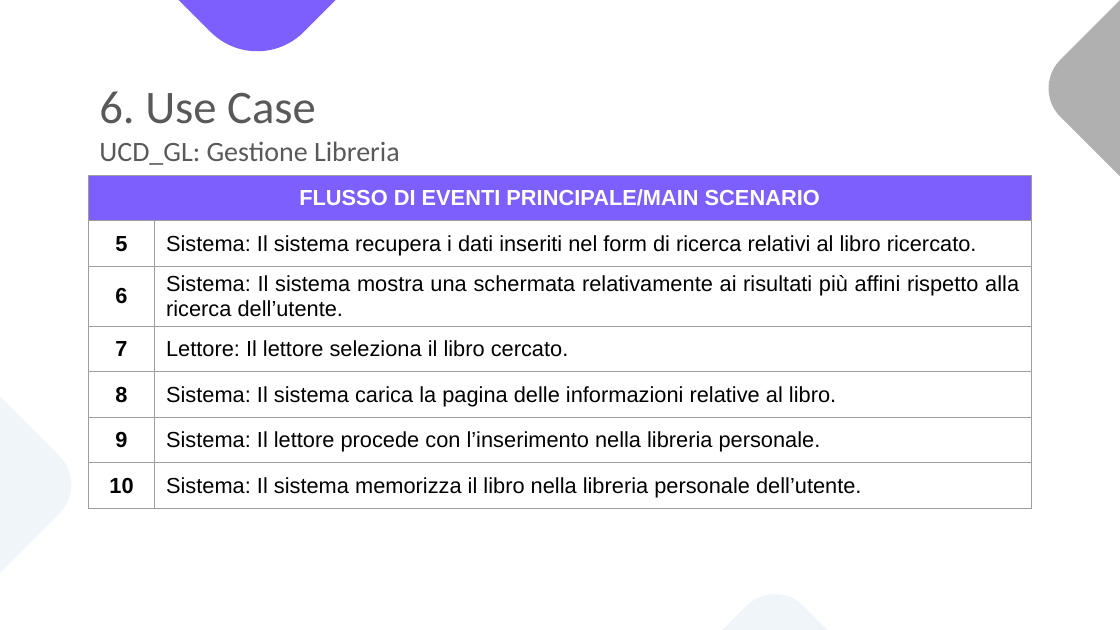
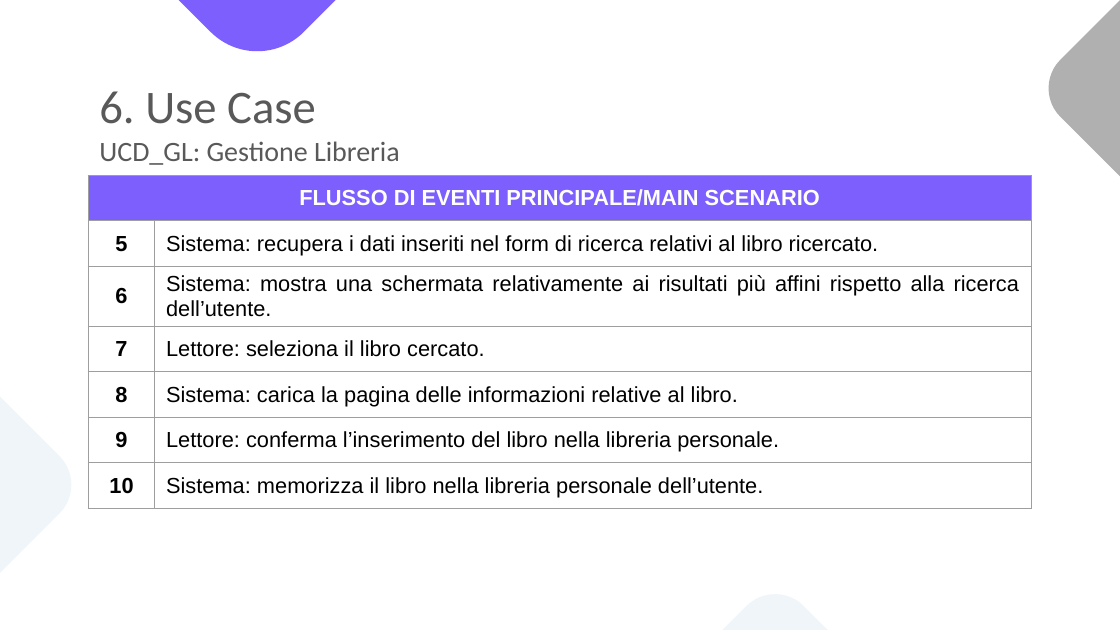
Before and after one commit to notjuary/Bookster_Classe03, a slide deck: slide 36 of DOC/Presentazione.pptx. Drawn at 1120x630 pixels with LibreOffice and Linux fonts; fonts in the diff are those of the drawing. Boxes give left, top, right and bottom in pixels: in the first picture for what was removed or moved away, otherwise in the second. Text is boxed around its words. In the diff, an @@ line names an element or a change of style, - is before the commit and + after.

```diff
--- a/DOC/Presentazione.pptx
+++ b/DOC/Presentazione.pptx
@@ table at (x1=88, y1=176, x2=1033, y2=512) @@
-row 2, column 2: Sistema: Il sistema recupera i dati inseriti nel form di ricerca relativi al libro ricercato.
+row 2, column 2: Sistema: recupera i dati inseriti nel form di ricerca relativi al libro ricercato.
-row 3, column 2: Sistema: Il sistema mostra una schermata relativamente ai risultati più affini rispetto alla ricerca dell’utente.
+row 3, column 2: Sistema: mostra una schermata relativamente ai risultati più affini rispetto alla ricerca dell’utente.
-row 4, column 2: Lettore: Il lettore seleziona il libro cercato.
+row 4, column 2: Lettore: seleziona il libro cercato.
-row 5, column 2: Sistema: Il sistema carica la pagina delle informazioni relative al libro.
+row 5, column 2: Sistema: carica la pagina delle informazioni relative al libro.
-row 6, column 2: Sistema: Il lettore procede con l’inserimento nella libreria personale.
+row 6, column 2: Lettore: conferma l’inserimento del libro nella libreria personale.
-row 7, column 2: Sistema: Il sistema memorizza il libro nella libreria personale dell’utente.
+row 7, column 2: Sistema: memorizza il libro nella libreria personale dell’utente.
```
Also in this commit, not shown: 57 other slides changed, 1 slide removed.
